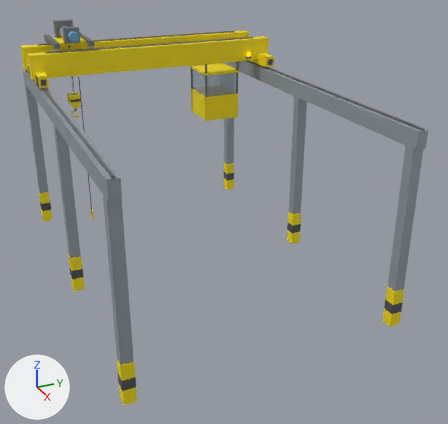
Before and after pictures for a commit that changed the glTF model assets/modelos3d/ponte_rolante.glb.
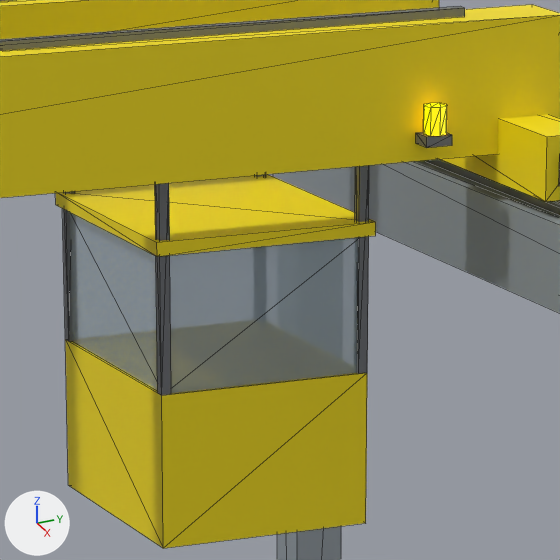
The first picture shows the older version from a 50 mm lens placed at (17.74, -6.8, 10.59), pointed at (1.1, 0.68, 2.28). The close-ups show the older and then the newer version on the part from 40% to 60% of the width and 8% to 29% of the height of that picture. Only the edits that show in the close-ups are written down. Lighting does not change. The marker at lower left points along +X, +Y and +Z. The close-ups show mesh edges as thin lines. Where no turn or scale is listed for an object, it has been applied to the vertices. Vertices at exactly the same position are counted once.

Objects in the first close-up: 'cabeceira_e', 'cabine', 'coluna_e0', 'luz', 'trilho_e', 'viga_a', 'viga_b'.
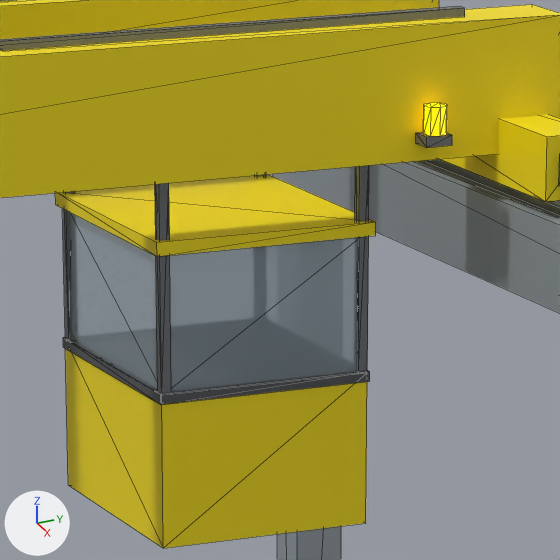
Where the change shows, as pixel boxes (x1, y1, x2, y2) in the close-ups (560 x 560 px):
part 1 of me_cabine, added: after (63, 337, 370, 405)

The edits, one by one:
me_cabine is used by ob_cabine; location (-3.85, 2.5, 6.0).
me_cabine had 52 vertices, 84 faces and spanned x -0.78..0.78, y -0.68..0.68, z -1.95..0.2.
me_cabine now has 60 vertices, 96 faces and spans x -0.78..0.78, y -0.68..0.68, z -1.95..0.2.
me_cabine part 1: a new loose piece, a box spanning x -0.76..0.76, y -0.66..0.66, z -1.1..-1.04, in mat_preto (dark grey #55565a).
me_cabine gains material mat_preto (dark grey #55565a).
